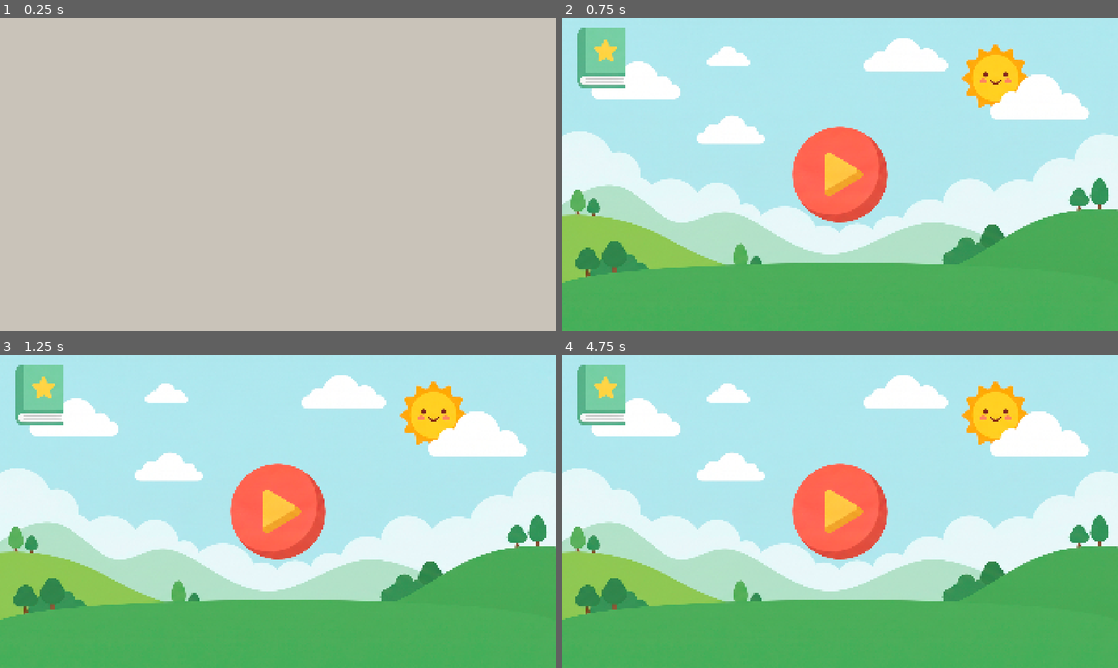
Above: before the commit, frames 1-4 (two rows, left to right).
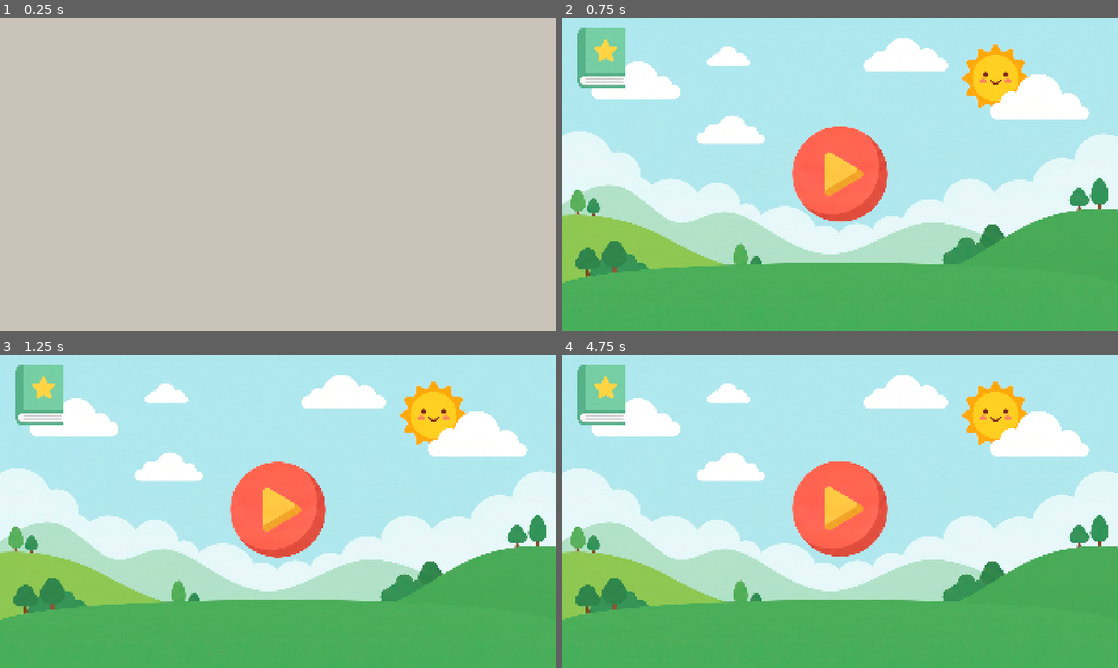
Above: after the commit, the same moments.

Repository: paulalegre/Kiwito
Game: Godot game, scene res://root.tscn
The game is run twice, just before and just after one commit, with the same random seed, the same clock (stepped at 60 frames per second) and the same inputs.
Inputs (mouse positions are in pixels of both pictures, inside the frame that each line leads up to):
- Up to frame 1 (0.25 s): no input
- Up to frame 2 (0.75 s): tap Enter at 0.5 s; drag from (840, 174) to (600, 58) at 0.52 s
- Up to frame 3 (1.25 s): no input
- Up to frame 4 (4.75 s): drag from (600, 395) to (840, 511) at 1.27 s; tap Space at 2 s; move the mouse to (895, 442) at 2.02 s; tap Ctrl at 2.1 s; click (895, 442) at 2.17 s; drag from (812, 574) to (673, 464) at 2.77 s; tap Enter at 3.5 s; move the mouse to (1006, 558) at 3.52 s; tap Alt at 3.6 s; click (1006, 558) at 3.67 s; drag from (673, 464) to (756, 433) at 4.27 s

Frame 1 is identical in both runs. In frame 2, 0.1% of the frame differs, in the area x 41-59%, y 34-66%; in frame 3, 0.5%; in frame 4, 0.7%.

Commit message:
feat: add IdleBounceComponent and implement CajaDeGlobos scene using it

Diff:
--- a/features/hub_main/caja_de_globos.tscn
+++ b/features/hub_main/caja_de_globos.tscn
@@ -1,8 +1,9 @@
-[gd_scene load_steps=5 format=3]
+[gd_scene load_steps=6 format=3]
 
 [ext_resource type="Script" path="res://features/hub_main/caja_de_globos.gd" id="1_script"]
 [ext_resource type="Script" path="res://shared/components/hitbox_component.gd" id="3_hitbox"]
 [ext_resource type="Texture2D" path="res://design/hub_main/hub_balloon_box.png" id="4_art"]
+[ext_resource type="Script" path="res://shared/components/idle_bounce_component.gd" id="5_idle_bounce"]
 
 [sub_resource type="CircleShape2D" id="CircleShape2D_hitbox"]
 radius = 215.8
@@ -18,3 +19,6 @@
 
 [node name="CollisionShape2D" type="CollisionShape2D" parent="HitboxComponent"]
 shape = SubResource("CircleShape2D_hitbox")
+
+[node name="IdleBounceComponent" type="Node" parent="."]
+script = ExtResource("5_idle_bounce")
--- /dev/null
+++ b/shared/components/idle_bounce_component.gd
@@ -0,0 +1,45 @@
+class_name IdleBounceComponent
+extends Node
+
+## Rebote de reposo que invita a tocar (Direccion_de_Arte.md §3, principio 3:
+## "si brilla, se toca" — el rebote es vocabulario de interactividad, se usa
+## solo en elementos tocables). Amplitud y cadencia siguen §4.2 "reposo vivo
+## pero lento" (mismo ciclo de 3s que la oscilación de los globos). Mismo
+## patrón de Tween que Balloon.set_highlighted(): create_tween() + set_loops()
+## en el nodo padre. Sin dependencia de un padre específico.
+
+const CYCLE_DURATION_SEC: float = 3.0
+const BOUNCE_HEIGHT_PX: float = 10.0
+const LOW_STIM_BOUNCE_HEIGHT_PX: float = 5.0
+
+var _tween: Tween
+var _base_position_y: float
+
+func _ready() -> void:
+	var owner_node: Node2D = get_parent() as Node2D
+	if owner_node == null:
+		return
+
+	_base_position_y = owner_node.position.y
+	SettingsManager.low_stim_changed.connect(_on_low_stim_changed)
+	_start_loop(owner_node)
+
+func _start_loop(owner_node: Node2D) -> void:
+	if _tween != null and _tween.is_valid():
+		_tween.kill()
+
+	owner_node.position.y = _base_position_y
+
+	var bounce_height: float = LOW_STIM_BOUNCE_HEIGHT_PX if SettingsManager.low_stim_mode else BOUNCE_HEIGHT_PX
+
+	_tween = owner_node.create_tween()
+	_tween.set_loops()
+	_tween.set_trans(Tween.TRANS_SINE)
+	_tween.set_ease(Tween.EASE_IN_OUT)
+	_tween.tween_property(owner_node, "position:y", _base_position_y - bounce_height, CYCLE_DURATION_SEC * 0.5)
+	_tween.tween_property(owner_node, "position:y", _base_position_y, CYCLE_DURATION_SEC * 0.5)
+
+func _on_low_stim_changed(_enabled: bool) -> void:
+	var owner_node: Node2D = get_parent() as Node2D
+	if owner_node != null:
+		_start_loop(owner_node)
Not shown, added: shared/components/idle_bounce_component.gd.uid
